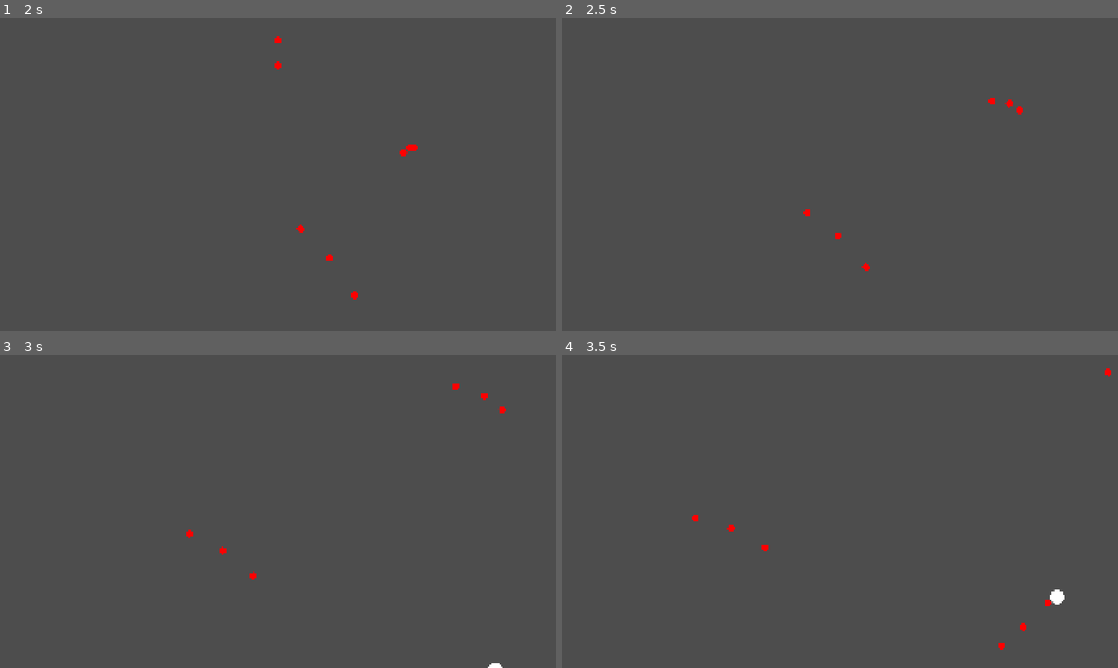
Above: before the commit, frames 1-4 (two rows, left to right).
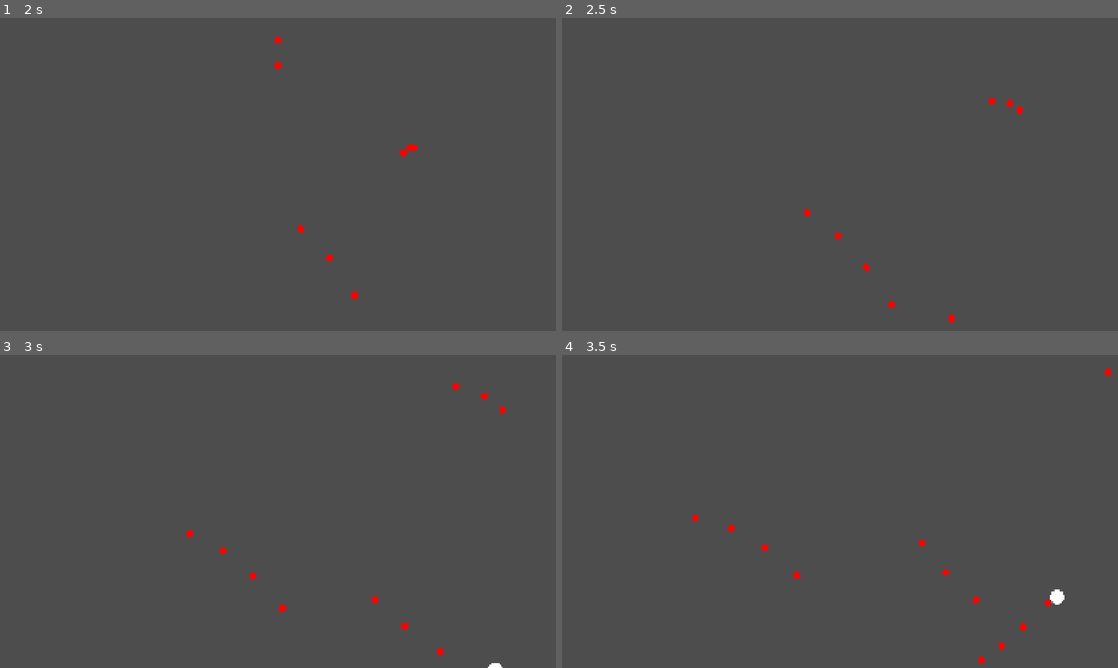
Above: after the commit, the same moments.

Repository: Wolf-QAQ/Spiritshot-Salvo
Game: Godot game, scene res://scenes/main_game.tscn
Same seed, same stepped clock (60 frames per second), same inputs: the game is played once before the commit and once after it.
Inputs (mouse positions are in pixels of both pictures, inside the frame that each line leads up to):
- Up to frame 1 (2 s): tap Enter at 0.5 s; move the mouse to (400, 158) at 0.52 s; hold D (move_right) 0.53-1.28 s; move the mouse to (166, 190) at 1.27 s; hold S (move_down) from 1.28 s (still down)
- Up to frame 2 (2.5 s): move the mouse to (895, 105) at 2.02 s; release S (move_down) at 2.03 s; hold D (move_right) from 2.03 s (still down)
- Up to frame 3 (3 s): move the mouse to (250, 574) at 2.77 s; release D (move_right) at 2.78 s; hold W (move_up) from 2.78 s (still down)
- Up to frame 4 (3.5 s): keep holding W (move_up)

Frame 1 is identical in both runs. In frame 2, less than 0.1% of the frame differs, in the area x 58-71%, y 90-98%; in frame 3, 0.1%; in frame 4, 0.1%, in the area x 41-76%, y 59-99%.

Commit message:
优化指向射击手感
优化了指向射击的手感, 鼠标指向角色下方时, 若与 y 轴夹角小于60°, 反转 x 分量方向
优化了子弹性能, 不再每逻辑帧检测是否离开屏幕

Diff:
--- a/scripts/player.gd
+++ b/scripts/player.gd
@@ -72,9 +72,12 @@
 	# 根据射击模式配置射击方向
 	if current_shoot_mode == DEFAULT_SHOOT_MODE: # 鼠标指示方向射击模式
 		var to_mouse_direction = (get_global_mouse_position() - global_position).normalized()
-		# 鼠标在角色下方, 将方向反转
+		# 鼠标在角色下方, 将 y 方向反转并轻微反弹
+		# 鼠标在角色下方, 若与 y 轴夹角小于60°, 反转 x 分量方向
 		if to_mouse_direction.y > 0:
-			to_mouse_direction = -to_mouse_direction
+			to_mouse_direction.y = -to_mouse_direction.y / 2.0
+			if to_mouse_direction.x < 0.86 and to_mouse_direction.x > -0.86:
+				to_mouse_direction.x = -to_mouse_direction.x
 		direction = to_mouse_direction
 	bullet.setup(direction)
 
--- a/scripts/player_bullet.gd
+++ b/scripts/player_bullet.gd
@@ -11,12 +11,10 @@
 
 func _ready() -> void:
 	self.scale = Vector2(0.25, 0.25)
+	visible_on_screen_notifier.screen_exited.connect(queue_free)
 
 
 func _physics_process(delta: float) -> void:
-	if not visible_on_screen_notifier.is_on_screen():
-		queue_free()
-
 	var current_position = global_position
 	var next_position = current_position + direction * speed * delta
 
